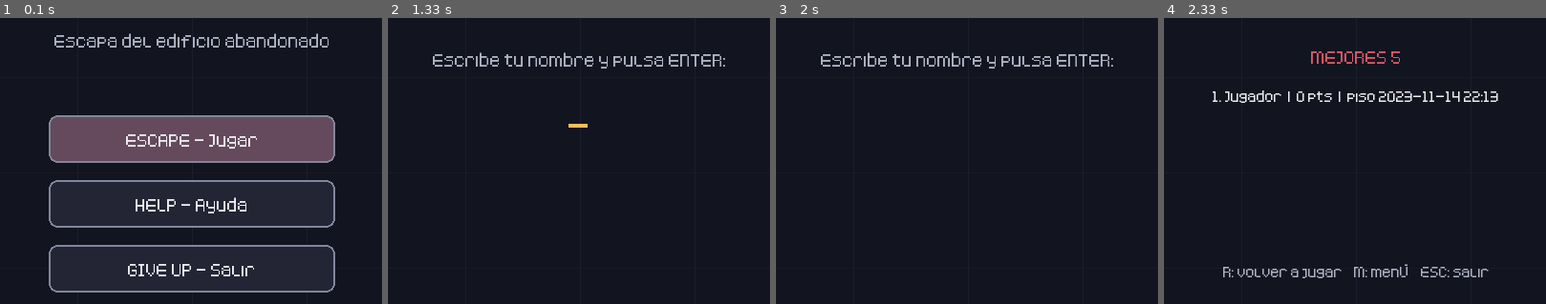
Above: before the commit, frames 1-4 (left to right).
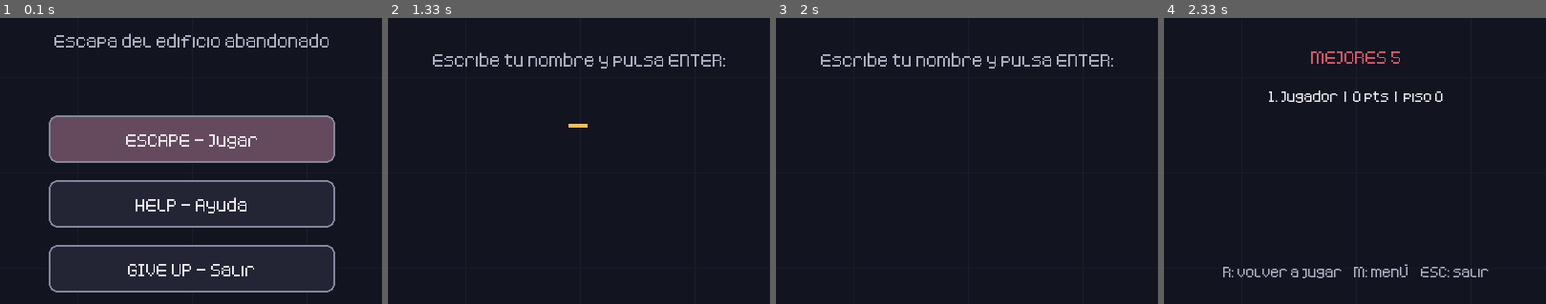
Above: after the commit, the same moments.

Repository: zairacunha/Just-Climb
Game: pygame game, started from src/main.py
Same seed, same stepped clock (60 frames per second), same inputs: the game is played once before the commit and once after it.
Inputs:
- Up to frame 1 (0.1 s): no input
- Up to frame 2 (1.33 s): click "ESCAPE - Jugar" at 0.38 s; hold Right 0.67-1.13 s; hold Left from 1.22 s (still down); tap Space at 1.28 s
- Up to frame 3 (2 s): tap Space at 1.58 s; release Left at 1.75 s
- Up to frame 4 (2.33 s): tap Enter at 2.22 s
The pictures show only the part of the screen within x 25-75%, y 29-79%; the shares and areas given below are measured in that part.

Frames 1-3 are identical in both runs. In frame 4, 1.3% of the frame differs, in the area x 12-88%, y 25-30%.

Commit message:
Corregir el orden de fecha y piso al guardar el ranking
Refs #6

Diff:
--- a/src/main.py
+++ b/src/main.py
@@ -259,7 +259,7 @@
     with sqlite3.connect(str(ruta)) as conexion:
         conexion.execute(
             "INSERT INTO ranking (nombre, puntaje, fecha, piso) VALUES (?, ?, ?, ?)",
-            (nombre[:20], int(puntaje), int(piso), fecha),
+            (nombre[:20], int(puntaje), fecha, int(piso)),
         )
         conexion.commit()
 
